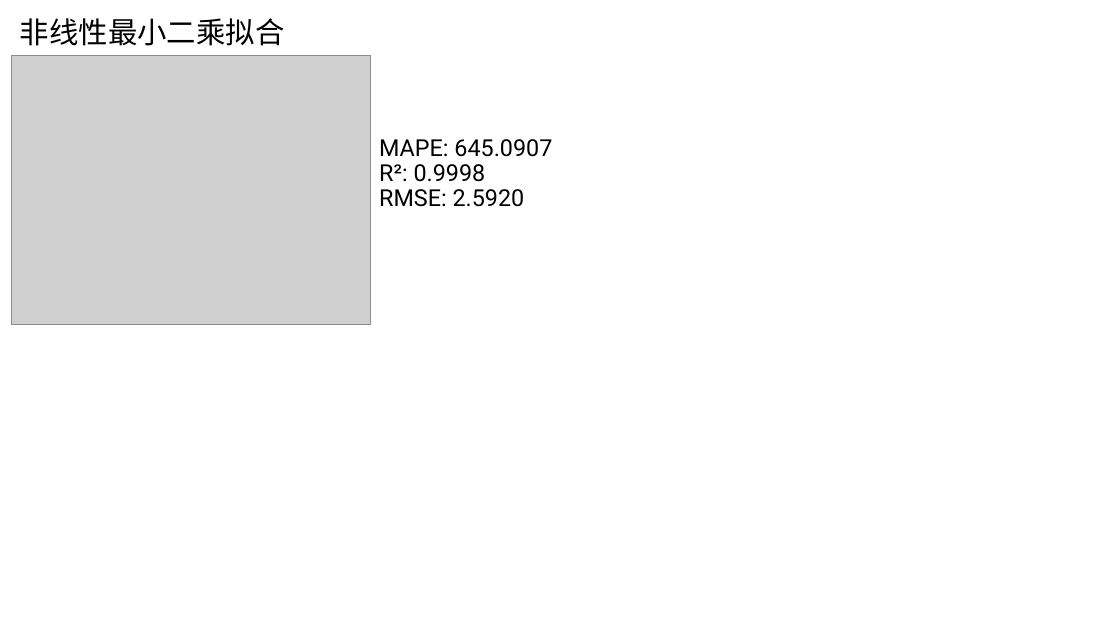
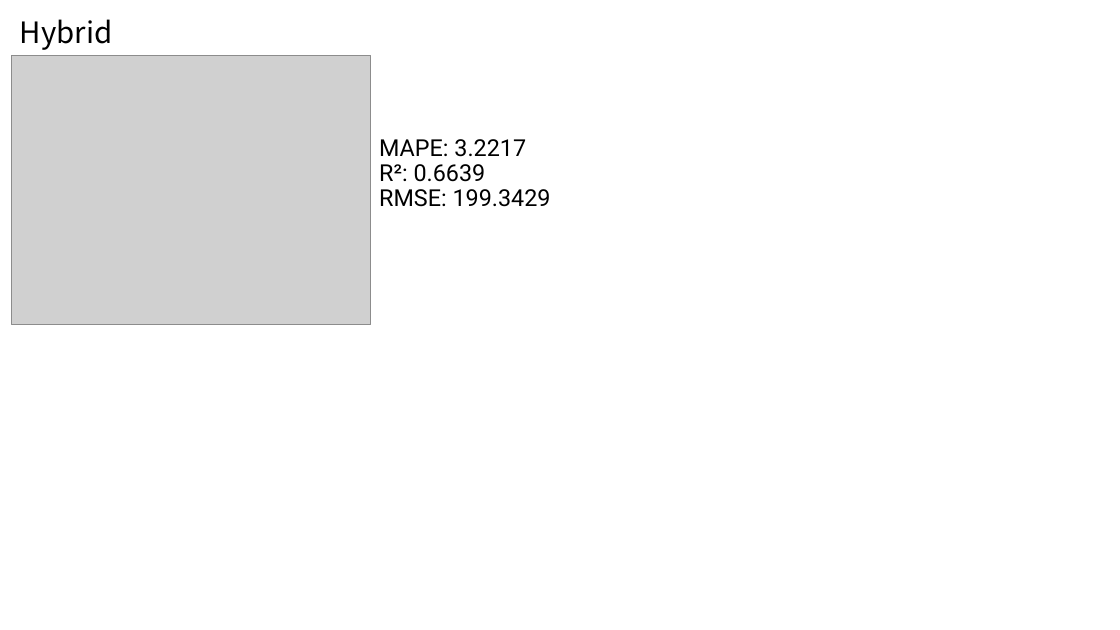
Before and after one commit to AE-26710/Time-Prediction, a slide deck: slide 17 of R5.pptx (slide 10 before the commit). Drawn at 1120x630 pixels with LibreOffice and Linux fonts; fonts in the diff are those of the drawing; grey boxes stand for pictures. Boxes give left, top, right and bottom in pixels: in the first picture for what was removed or moved away, otherwise in the second. Text is boxed around its words. In the diff, an @@ line names an element or a change of style, - is before the commit and + after.

```diff
--- a/R5.pptx
+++ b/R5.pptx
@@ title at [20,19,113,50]: text changed @@
-非线性最小二乘拟合
+Hybrid
@@ text at [379,139,551,207]: text changed @@
-MAPE: 645.0907
-R²: 0.9998
-RMSE: 2.5920
+MAPE: 3.2217
+R²: 0.6639
+RMSE: 199.3429
```
Also in this commit, not shown: 8 other slides changed, 7 slides added, 12 other files.
